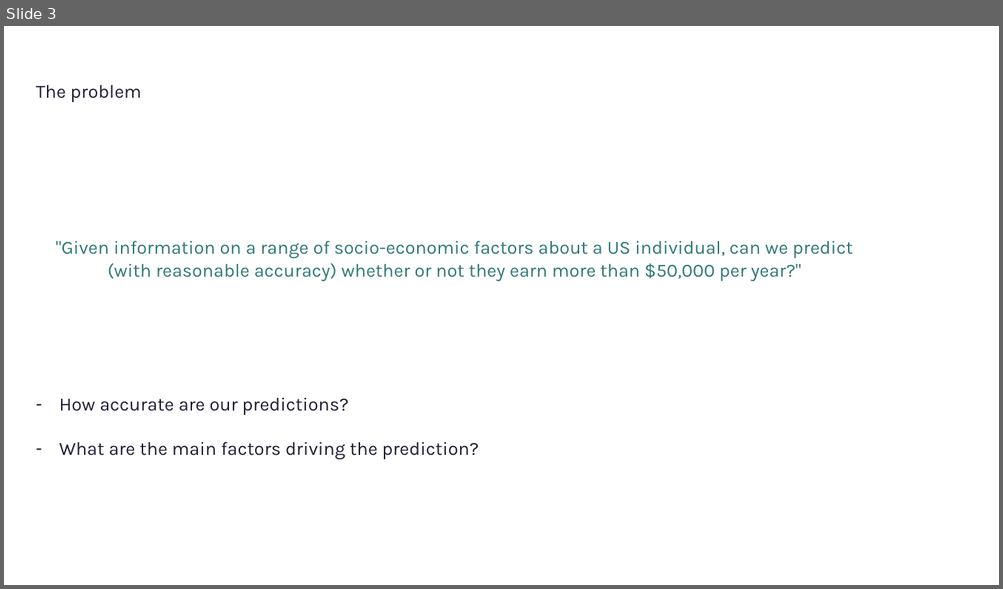
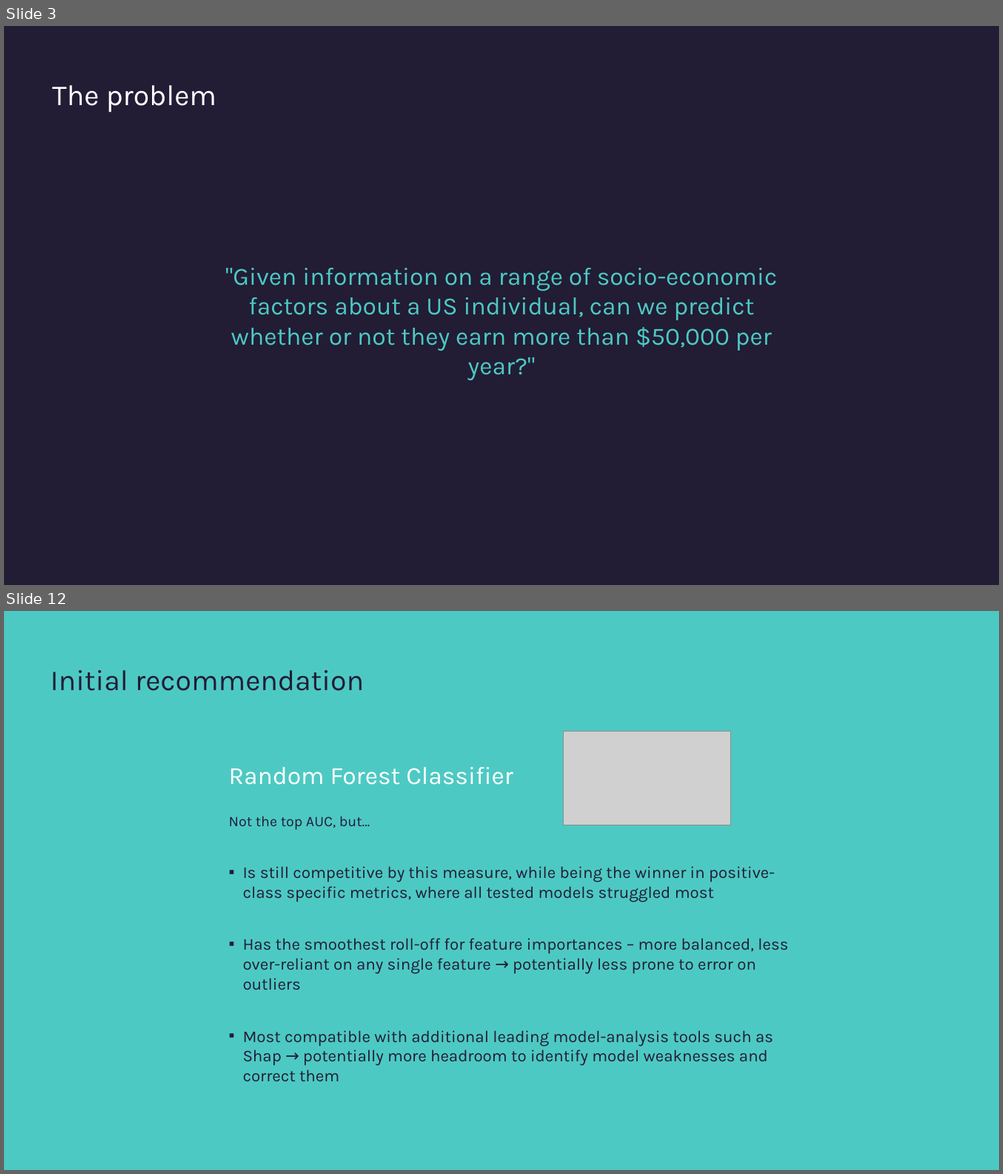
Before and after one commit to srdgaf/us_census, a slide deck: Census.pptx. Shown one above the other, each under a label of ours: slide 3 before the commit, slides 3 and 12 after it; the slides between them are not shown. The pictures are 1003x589 and 1003x1174 pixels, drawn with LibreOffice and Linux fonts; fonts in the diff are those of the drawing; grey boxes stand for pictures. Boxes give left, top, right and bottom in pixels: in the first picture for what was removed or moved away, otherwise in the second. Text is boxed around its words. In the diff, an @@ line names an element or a change of style, - is before the commit and + after.

```diff
--- a/Census.pptx
+++ b/Census.pptx
@@ slide 12 added at (4, 611, 999, 1170), background #4DC9C3 @@
@@ text added at (51, 670, 364, 691), 28 pt, text #221C35 @@
+Initial recommendation
@@ picture added at (563, 731, 731, 825) @@
@@ text added at (229, 767, 513, 785), 24 pt, text #FFFFFF @@
+      Random Forest Classifier
@@ text added at (229, 816, 788, 1066), 16 pt, text #221C35 @@
+Not the top AUC, but…
+▪ Is still competitive by this measure, while being the winner in positive-class specific metrics, where all tested models struggled most
+▪ Has the smoothest roll-off for feature importances – more balanced, less over-reliant on any single feature → potentially less prone to error on outliers
+▪ Most compatible with additional leading model-analysis tools such as Shap → potentially more headroom to identify model weaknesses and correct them
@@ slide 3 changed as well @@
@@ background #FFFFFF to #221C35 @@
@@ text added at (52, 85, 216, 113), 28 pt, text #FFFFFF @@
+The problem
@@ text at (225, 268, 777, 351): text changed; size 18 to 24 pt; text colour #2E7975 to #4DC9C3 @@
-The problem
-"Given information on a range of socio-economic factors about a US individual, can we predict
-(with reasonable accuracy) whether or not they earn more than $50,000 per year?"
-– How accurate are our predictions?
-– What are the main factors driving the prediction?
+"Given information on a range of socio-economic factors about a US individual, can we predict whether or not they earn more than $50,000 per year?"
```
Also in this commit, not shown: 7 other slides changed, 6 other slides added, 7 slides removed.
